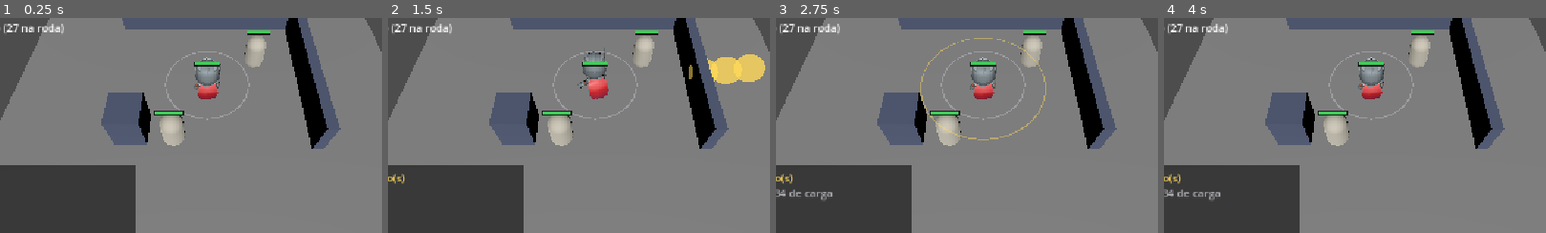
Above: before the commit, frames 1-4 (left to right).
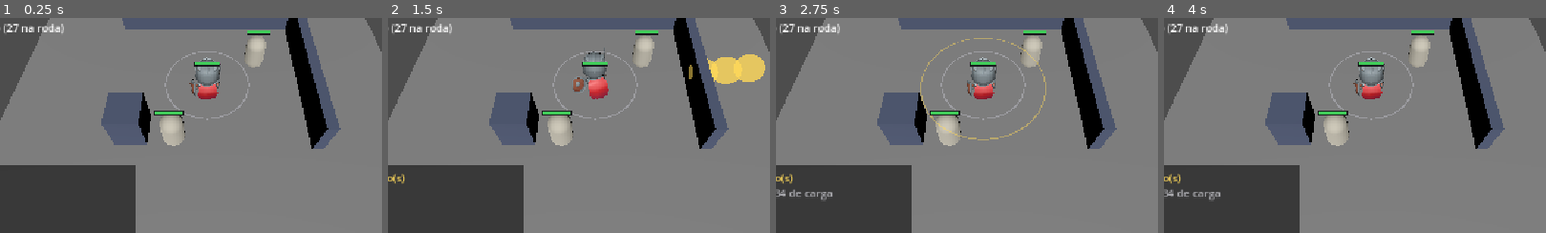
Above: after the commit, the same moments.

Repository: Tiago195/mbr
Game: Godot game, scene res://scenes/main.tscn
The game is run twice, just before and just after one commit, with the same random seed, the same clock (stepped at 60 frames per second) and the same inputs.
Inputs (mouse positions are % of the whole screen's width and height, from its top left):
- Up to frame 1 (0.25 s): no input
- Up to frame 2 (1.5 s): tap Enter at 0.5 s; move the mouse to (72, 45) at 0.52 s; hold E (ability_e) 0.53-1.25 s; click (72, 45) at 0.67 s; drag from (30, 55) to (45, 70) at 1.27 s
- Up to frame 3 (2.75 s): move the mouse to (60, 28) at 2.02 s; hold R (ability_r) from 2.03 s (still down); click (60, 28) at 2.17 s
- Up to frame 4 (4 s): release R (ability_r) at 2.75 s; tap Space at 2.75 s; drag from (45, 70) to (20, 35) at 2.77 s; tap Enter at 3.5 s; move the mouse to (80, 65) at 3.52 s; tap End (animacao_next) at 3.6 s; click (80, 65) at 3.67 s
The pictures show only the part of the screen within x 23-73%, y 34-84%; the shares and areas given below are measured in that part.

The runs differ from the first frame. In frame 1, less than 0.1% of the frame differs, in the area x 49-52%, y 28-37%; in frame 2, 0.2%, in the area x 48-52%, y 27-35%; in frame 3, less than 0.1%; in frame 4, less than 0.1%.

Commit message:
O corpo veste o campeão: arma por papel, besta externa, e o vocabulário ganhou camada estendida
Cinco verbos novos — disparo, golpe_a, golpe_b, esquiva, empurrao — que o
Knight do KayKit fala e o vocabulário UNIVERSAL não exige: entrar em TODOS
obrigaria o gerador a autorar cinco clipes só para o modelo padrão poder
usá-los. A camada é `VocabularioDeAnimacao.Estendido`, e o contrato dela é a
reserva: cada verbo declara o universal que o substitui, e `Boneco.tocar`
resolve sozinho — o corpo gerado pede `disparo` e toca `arremesso`, sem aviso,
porque ali a ausência é contrato e não defeito. `golpe_b` seria o corte
horizontal, mas esse clipe é o de `cortando`, que é CICLO — dois verbos no
mesmo clipe têm que concordar sobre ser ciclo, e a conferência que já existia
teria reprovado; ficou o talho de cima, que é livre.

E `malhas_ocultas` virou SELEÇÃO (`EQUIPAMENTOS`): o papel decide a regra
(MARKSMAN ganha besta em `handslot.r` e aljava no `chest`, props externos do
mesmo pack CC0, presos por BoneAttachment3D com transform identidade) e o
campeão decide a exceção — o Leo leva `Round_Shield` porque o E dele arremessa
o escudo, e escudo que voa da mão de quem não tem escudo não conta história.
Quem sabe o campeão é o `Boneco`, observando o `ChampionSelector` irmão por
polling: o seletor não conhece a camada visual, e ensiná-lo a chamar o corpo
inverteria a dependência.

`sondar_kaykit.gd` confere as duas camadas em execução (verbo toca, não roda
em laço, tem reserva; besta presa COM MALHA dentro do prendedor — prendedor
vazio é arma invisível sem erro) e `_conferir_o_vocabulario_estendido` em
`conferir_numeros.py` confere sem a engine: clipe citado existe no glb,
reserva é universal, estendido não é ciclo, prop externo existe com o .bin ao
lado. Quatro mutações, quatro pegas — clipe errado, reserva removida, golpe em
ciclo, .bin sumido.

Co-Authored-By: Claude Fable 5 <noreply@anthropic.com>

Diff:
--- a/scripts/gameplay/boneco.gd
+++ b/scripts/gameplay/boneco.gd
@@ -73,18 +73,71 @@
 ## corpo fora de 1,4–2,8 m.
 @export var escala_do_modelo: float = 1.0
 
-## Malhas do modelo a esconder ao carregar.
-##
-## O `.glb` do KayKit traz TODAS as opções de empunhadura como malhas irmãs —
-## duas espadas, quatro escudos e uma arma de mão inversa, todas visíveis ao
-## mesmo tempo. São opções de encaixe, não equipamento: quem decide o que a
-## mão segura é o jogo, no dia em que houver itens. Até lá fica a espada de
-## uma mão, porque personagem de mão vazia num jogo de luta lê como alvo, não
-## como combatente.
-@export var malhas_ocultas: PackedStringArray = PackedStringArray([
-	"2H_Sword", "Spike_Shield", "Round_Shield", "Rectangle_Shield",
-	"Badge_Shield", "1H_Sword_Offhand",
-])
+## TODAS as opções de empunhadura embutidas no modelo padrão.
+##
+## O `.glb` do KayKit as traz como malhas irmãs — duas espadas, quatro
+## escudos e uma arma de mão inversa, todas visíveis ao mesmo tempo. São
+## opções de encaixe, não equipamento: o que a mão segura é SELEÇÃO, decidida
+## por `EQUIPAMENTOS` — o que não está na seleção do equipamento atual é
+## escondido. Era uma lista de ocultas com a espada implícita; virou seleção
+## quando a besta da Bella provou que "esconder o resto" não expressa "prender
+## um prop que o modelo não tem".
+const OPCOES_EMBUTIDAS: PackedStringArray = [
+	"1H_Sword", "2H_Sword", "Spike_Shield", "Round_Shield",
+	"Rectangle_Shield", "Badge_Shield", "1H_Sword_Offhand",
+]
+
+## O que cada equipamento mostra e pendura.
+##
+## `embutidos` são nomes de `OPCOES_EMBUTIDAS` que ficam visíveis; `externos`
+## são `.gltf` de `arte/kaykit/` presos por `BoneAttachment3D` a um osso do
+## esqueleto, com transform identidade — os props do pack são autorados na
+## origem do encaixe. `disparo` marca o ataque básico como tiro:
+## `GestoDeConjuracao` lê isso para trocar a estocada pelo `DISPARO`.
+const EQUIPAMENTOS: Dictionary = {
+	&"espada": {
+		"embutidos": ["1H_Sword"],
+		"externos": [],
+		"disparo": false,
+	},
+	&"espada_e_escudo": {
+		"embutidos": ["1H_Sword", "Round_Shield"],
+		"externos": [],
+		"disparo": false,
+	},
+	&"besta": {
+		"embutidos": [],
+		"externos": [
+			{"malha": "res://arte/kaykit/crossbow_2handed.gltf", "osso": "handslot.r"},
+			{"malha": "res://arte/kaykit/quiver.gltf", "osso": "chest"},
+		],
+		"disparo": true,
+	},
+}
+
+## Equipamento por PAPEL do ator — a regra geral.
+##
+## Por papel e não por id, de propósito: `role` já vem traduzido de
+## `atores.json` para os 33 campeões, então os 7 MARKSMAN ganham a besta com
+## UMA linha — uma tabela por id seriam 33 linhas que ninguém atualizaria.
+## Papel que não está aqui cai em `equipamento_padrao`.
+const EQUIPAMENTO_POR_PAPEL: Dictionary = {
+	&"MARKSMAN": &"besta",
+}
+
+## Exceções por campeão — só onde o KIT exige um prop específico.
+##
+## O Leo é o caso que criou a tabela: o E dele ARREMESSA o escudo
+## (`skill_leo_shieldthrow`), e um escudo que voa da mão de quem não tem
+## escudo não conta história nenhuma. A regra continua sendo o papel; aqui
+## entra apenas o campeão cuja habilidade cita o objeto.
+const EQUIPAMENTO_POR_CAMPEAO: Dictionary = {
+	&"leo": &"espada_e_escudo",
+}
+
+## O que um corpo sem campeão empunha. A espada, porque personagem de mão
+## vazia num jogo de luta lê como alvo, não como combatente.
+@export var equipamento_padrao: StringName = &"espada"
 
 ## Meia volta, para a frente do modelo bater com a frente da Godot.
 ##
@@ -150,6 +203,30 @@
 ## o pedido acontece a cada quadro, e sem isto o console viraria um muro.
 var _reclamados: Dictionary = {}
 
+## A cena do modelo carregado — onde as opções de empunhadura moram.
+var _cena_do_modelo: Node3D = null
+
+## Chave de `EQUIPAMENTOS` em uso. Vazia até o primeiro `equipar_para`.
+var _equipamento_atual: StringName = &""
+
+## Nós `BoneAttachment3D` pendurados pelo equipamento atual. Trocar de
+## equipamento os derruba antes de pendurar os novos.
+var _presos_externos: Array[Node] = []
+
+## Props escondidos por empréstimo — o escudo que está VOANDO. `devolver_prop`
+## só os mostra de volta se o equipamento atual ainda os lista.
+var _emprestados: Dictionary = {}
+
+## O seletor de campeão irmão, quando existe. O `Boneco` o OBSERVA em vez de
+## ser chamado por ele: `ChampionSelector` não conhece a camada visual, e
+## ensiná-lo a chamar o corpo inverteria a dependência. Uma comparação de
+## `StringName` por quadro é o preço.
+var _seletor: Node = null
+
+## O campeão cujo equipamento está vestido. Sentinela própria, e não `&""`,
+## porque "sem campeão" também é um estado que precisa equipar uma vez.
+var _campeao_vestido: StringName = &"__nunca__"
+
 ## Verdadeiro quando o corpo tem membros animáveis. Falso quando é uma malha
 ## externa inteiriça — e aí o gesto move o corpo todo, que é o que dá para
 ## fazer sem esqueleto.
@@ -157,11 +234,29 @@
 	return quadril != null
 
 func _ready() -> void:
+	_seletor = _achar_seletor()
 	if _montar_modelo():
 		return
 	if _montar_externas():
 		return
 	_montar()
+
+## Acompanha o campeão do seletor irmão. Polling, e é decisão: o seletor não
+## emite sinal de troca, e é de outra camada — observar uma propriedade
+## pública custa uma comparação por quadro e nenhuma dependência nova.
+func _process(_delta: float) -> void:
+	if _seletor == null:
+		return
+	var perfil: Variant = _seletor.get("current")
+	var id: StringName = &""
+	var papel: StringName = &""
+	if perfil != null:
+		id = perfil.get("id")
+		papel = perfil.get("role")
+	if id == _campeao_vestido:
+		return
+	_campeao_vestido = id
+	equipar_para(id, papel)
 
 ## Carrega `arte/personagem.glb`. Devolve se entrou.
 ##
@@ -217,9 +312,10 @@
 	# encolheria para 1,24 m em silêncio.
 	if caminho == modelo:
 		cena.scale = Vector3.ONE * escala_do_modelo
-	_esconder_opcoes_de_empunhadura(cena)
+	_cena_do_modelo = cena
 	_animador = _achar_animador(cena)
 	_esqueleto = _achar_esqueleto(cena)
+	_aplicar_equipamento(equipamento_padrao)
 	_apelidar_clipes()
 	_fechar_os_ciclos()
 	if _animador == null or _esqueleto == null:
@@ -228,19 +324,129 @@
 		)
 	return true
 
-## Esconde as malhas listadas em `malhas_ocultas`, onde estiverem.
+# ---------------------------------------------------------------- equipamento
+
+## Veste o equipamento de um campeão: exceção do campeão, senão a regra do
+## papel, senão o padrão.
+func equipar_para(campeao: StringName, papel: StringName) -> void:
+	var chave: StringName = EQUIPAMENTO_POR_CAMPEAO.get(
+		campeao, EQUIPAMENTO_POR_PAPEL.get(papel, equipamento_padrao)
+	)
+	_aplicar_equipamento(chave)
+
+## O ataque básico deste corpo é um TIRO? `GestoDeConjuracao` pergunta para
+## escolher entre a estocada e o `DISPARO`.
+func ataque_e_disparo() -> bool:
+	var config: Dictionary = EQUIPAMENTOS.get(_equipamento_atual, {})
+	return bool(config.get("disparo", false))
+
+## Aplica uma chave de `EQUIPAMENTOS`: visibilidade dos embutidos por SELEÇÃO
+## e os externos pendurados no osso deles.
 ##
 ## Por NOME e não por caminho: o `.glb` do KayKit pendura as opções de
 ## empunhadura em nós de encaixe fundos na árvore, e o caminho mudaria com
 ## qualquer reexportação do pack. Nome que não existe não é erro — o reserva
-## não tem malha nenhuma dessas, e a lista é do modelo padrão.
-func _esconder_opcoes_de_empunhadura(cena: Node) -> void:
-	var fila: Array[Node] = [cena]
+## não tem malha nenhuma dessas, e a seleção é do modelo padrão.
+func _aplicar_equipamento(chave: StringName) -> void:
+	if _cena_do_modelo == null or chave == _equipamento_atual:
+		return
+	if not EQUIPAMENTOS.has(chave):
+		push_warning("Boneco: equipamento '%s' não existe." % chave)
+		return
+	_equipamento_atual = chave
+	_emprestados.clear()
+	var config: Dictionary = EQUIPAMENTOS[chave]
+	var visiveis: Array = config.get("embutidos", [])
+	var fila: Array[Node] = [_cena_do_modelo]
 	while not fila.is_empty():
 		var no: Node = fila.pop_back()
 		fila.append_array(no.get_children())
-		if no is MeshInstance3D and malhas_ocultas.has(no.name):
-			(no as MeshInstance3D).visible = false
+		if no is MeshInstance3D and OPCOES_EMBUTIDAS.has(no.name):
+			(no as MeshInstance3D).visible = visiveis.has(String(no.name))
+	for preso: Node in _presos_externos:
+		preso.queue_free()
+	_presos_externos.clear()
+	for externo: Dictionary in config.get("externos", []):
+		_pendurar_externo(
+			String(externo.get("malha", "")), String(externo.get("osso", ""))
+		)
+
+## Pendura um `.gltf` de prop num osso, por `BoneAttachment3D` filho direto do
+## `Skeleton3D`, com transform identidade — os props do pack são autorados na
+## origem do encaixe, então qualquer número aqui seria correção às cegas.
+func _pendurar_externo(caminho: String, osso: String) -> void:
+	if _esqueleto == null:
+		return
+	var indice: int = _esqueleto.find_bone(osso)
+	if indice < 0:
+		# O importador pode higienizar o ponto do nome (`handslot.r` →
+		# `handslot_r`); aceitar as duas grafias é mais barato que depender
+		# de qual versão da Godot importou o `.glb`.
+		var limpo: String = osso.replace(".", "_")
+		indice = _esqueleto.find_bone(limpo)
+		if indice >= 0:
+			osso = limpo
+	if indice < 0:
+		_reclamar("osso '%s' não existe no esqueleto de '%s'" % [osso, modelo])
+		return
+	if not ResourceLoader.exists(caminho):
+		_reclamar("prop '%s' não existe" % caminho)
+		return
+	var cena: PackedScene = load(caminho) as PackedScene
+	if cena == null:
+		_reclamar("prop '%s' não é uma cena" % caminho)
+		return
+	var prendedor := BoneAttachment3D.new()
+	prendedor.name = "Preso_%s" % osso.replace(".", "_")
+	_esqueleto.add_child(prendedor)
+	prendedor.bone_name = osso
+	prendedor.add_child(cena.instantiate())
+	_presos_externos.append(prendedor)
+
+## O nó de malha de um prop embutido, visível ou não. Nulo quando o modelo não
+## o tem. `AbilityCaster` o usa para fazer o escudo do E do Leo VOAR — a malha
+## de verdade, não uma esfera.
+func no_de_prop(nome: StringName) -> MeshInstance3D:
+	if _cena_do_modelo == null:
+		return null
+	var fila: Array[Node] = [_cena_do_modelo]
+	while not fila.is_empty():
+		var no: Node = fila.pop_back()
+		fila.append_array(no.get_children())
+		if no is MeshInstance3D and no.name == StringName(nome):
+			return no as MeshInstance3D
+	return null
+
+## Esconde um prop embutido POR EMPRÉSTIMO — o escudo saiu da mão porque está
+## voando. `devolver_prop` desfaz.
+func esconder_prop(nome: StringName) -> void:
+	var no: MeshInstance3D = no_de_prop(nome)
+	if no == null or not no.visible:
+		return
+	no.visible = false
+	_emprestados[nome] = true
+
+## Devolve um prop emprestado — visível de novo SÓ se o equipamento atual
+## ainda o lista: quem trocou de campeão no meio do voo não ganha o escudo do
+## anterior na mão.
+func devolver_prop(nome: StringName) -> void:
+	if not _emprestados.has(nome):
+		return
+	_emprestados.erase(nome)
+	var config: Dictionary = EQUIPAMENTOS.get(_equipamento_atual, {})
+	var visiveis: Array = config.get("embutidos", [])
+	if not visiveis.has(String(nome)):
+		return
+	var no: MeshInstance3D = no_de_prop(nome)
+	if no != null:
+		no.visible = true
+
+## Reclama uma vez por mensagem — o mesmo contrato de `tocar`.
+func _reclamar(mensagem: String) -> void:
+	if _reclamados.has(mensagem):
+		return
+	_reclamados[mensagem] = true
+	push_warning("Boneco: %s." % mensagem)
 
 ## Registra cada clipe do pack também sob o nome do NOSSO vocabulário.
 ##
@@ -354,6 +560,17 @@
 	return null
 
 
+## O `ChampionSelector` irmão, se houver. É de quem o `_process` lê o campeão.
+func _achar_seletor() -> Node:
+	var host: Node = get_parent()
+	if host == null:
+		return null
+	for filho: Node in host.get_children():
+		if filho is ChampionSelector:
+			return filho
+	return null
+
+
 func _achar_animador(no: Node) -> AnimationPlayer:
 	if no is AnimationPlayer:
 		return no as AnimationPlayer
@@ -386,6 +603,7 @@
 ) -> bool:
 	if _animador == null:
 		return false
+	nome = _resolver(nome)
 	if not _animador.has_animation(nome):
 		if not _reclamados.has(nome):
 			_reclamados[nome] = true
@@ -398,13 +616,33 @@
 	_animador.play(nome, -1, velocidade)
 	return true
 
+## Um verbo ESTENDIDO num corpo que não o fala vira a reserva universal dele.
+##
+## Sem aviso, e é de propósito: o vocabulário estendido
+## (`VocabularioDeAnimacao.Estendido`) declara a ausência como contrato — o
+## reserva gerado não tem besta nem escudada, e `RESERVA_DO_ESTENDIDO` diz o
+## que toca no lugar. Verbo UNIVERSAL ausente continua reclamando em `tocar`,
+## porque aí a ausência é defeito.
+func _resolver(nome: String) -> String:
+	if _animador.has_animation(nome):
+		return nome
+	var reserva: Variant = VocabularioDeAnimacao.RESERVA_DO_ESTENDIDO.get(
+		StringName(nome)
+	)
+	if reserva != null and _animador.has_animation(reserva):
+		return String(reserva)
+	return nome
+
 ## Quanto dura um clipe, em segundos. Zero quando ele não existe.
 ##
 ## Existe para o gesto durar o que o CLIPE dura. Sem isto o gesto de
 ## conjuração usava um tempo próprio e a caminhada retomava o corpo no meio do
 ## golpe — o clipe de ataque vivia um quadro.
 func duracao_de(nome: String) -> float:
-	if _animador == null or not _animador.has_animation(nome):
+	if _animador == null:
+		return 0.0
+	nome = _resolver(nome)
+	if not _animador.has_animation(nome):
 		return 0.0
 	return _animador.get_animation(nome).length
 
--- a/scripts/gameplay/vocabulario_de_animacao.gd
+++ b/scripts/gameplay/vocabulario_de_animacao.gd
@@ -223,6 +223,58 @@
 const GESTOS: Array[StringName] = [
 	ESTOCADA, GIRO, SALTO, ERGUER, PREPARO,
 ]
+
+# ------------------------------------------------------ vocabulário estendido
+#
+# **Verbos que existem só onde o MODELO os tem.** O vocabulário universal
+# (`TODOS`) é o contrato que TODO corpo cumpre — o do pack, o gerado e o
+# reserva —, e é contra ele que `conferir_numeros.py` compara o gerador e o
+# `.glb`. Estes cinco não entram nele DE PROPÓSITO: são gestos que o Knight do
+# KayKit sabe fazer (disparar, encadear dois cortes, esquivar, dar escudada) e
+# que obrigariam o gerador a autorar cinco clipes novos só para o modelo padrão
+# poder usá-los — nivelar por baixo.
+#
+# O contrato deles é outro: **cada um declara o verbo UNIVERSAL que o substitui**
+# (`RESERVA_DO_ESTENDIDO`). Num corpo que não fala o estendido, `Boneco.tocar`
+# toca a reserva — sem aviso, porque aqui a ausência é contrato, não defeito.
+# Quem confere que o modelo padrão fala TODOS eles é `tools/sondar_kaykit.gd`,
+# e quem confere o mapa sem a engine é `_conferir_o_vocabulario_estendido` em
+# `tools/conferir_numeros.py`.
+class Estendido:
+	## Tiro de arma à distância. O ataque básico de quem empunha besta —
+	## estocar com uma besta na mão lia como coronhada.
+	const DISPARO: StringName = &"disparo"
+	## Primeiro elo de uma corrente de golpes: corte diagonal.
+	const GOLPE_A: StringName = &"golpe_a"
+	## Segundo elo: talho de cima. O par de [[golpe_a]] — é a alternância que
+	## mostra que o Q do Leo bate DUAS vezes, e não uma vez desenhada duas.
+	const GOLPE_B: StringName = &"golpe_b"
+	## Deslocamento curto rente ao chão — o dash. `SALTO` desenhava isso como
+	## pulo, e dash não sobe: esquiva.
+	const ESQUIVA: StringName = &"esquiva"
+	## Golpe com o escudo: a forma que EMPURRA os outros, distinta do
+	## deslocamento que move a si.
+	const EMPURRAO: StringName = &"empurrao"
+
+	## Todos os estendidos. `sondar_kaykit.gd` exige que o modelo padrão
+	## responda a cada um, e que cada um tenha reserva universal declarada.
+	const VERBOS: Array[StringName] = [
+		DISPARO, GOLPE_A, GOLPE_B, ESQUIVA, EMPURRAO,
+	]
+
+## O verbo UNIVERSAL que cobre cada estendido num corpo que não o fala.
+##
+## É o que mantém o reserva (`arte/personagem.glb`) funcional sem autorar
+## clipe novo: pedir `disparo` a um corpo sem besta animada toca `arremesso`,
+## que é o mesmo gesto sem o objeto. Nenhum estendido é ciclo, e nenhuma
+## reserva aqui pode ser ciclo — golpe que se repete sozinho não é golpe.
+const RESERVA_DO_ESTENDIDO: Dictionary = {
+	Estendido.DISPARO: ARREMESSO,
+	Estendido.GOLPE_A: ESTOCADA,
+	Estendido.GOLPE_B: ESTOCADA,
+	Estendido.ESQUIVA: SALTO,
+	Estendido.EMPURRAO: ESTOCADA,
+}
 
 ## O nome que cada verbo nosso tem no pack do KayKit (`arte/kaykit/`).
 ##
@@ -269,6 +321,17 @@
 	SALTO: &"Jump_Full_Short",
 	ERGUER: &"Spellcast_Raise",
 	PREPARO: &"Spellcasting",
+	# Os estendidos. `GOLPE_B` seria o corte horizontal — o par natural do
+	# diagonal —, mas `1H_Melee_Attack_Slice_Horizontal` já é o clipe de
+	# `CORTANDO`, que é CICLO: dois verbos no mesmo clipe têm que concordar
+	# sobre ser ciclo (o loop mora no recurso compartilhado), e um golpe de
+	# combate que roda em laço não é golpe. O talho de cima é o clipe livre
+	# que mantém os dois elos visivelmente diferentes.
+	Estendido.DISPARO: &"2H_Ranged_Shoot",
+	Estendido.GOLPE_A: &"1H_Melee_Attack_Slice_Diagonal",
+	Estendido.GOLPE_B: &"1H_Melee_Attack_Chop",
+	Estendido.ESQUIVA: &"Dodge_Forward",
+	Estendido.EMPURRAO: &"Block_Attack",
 }
 
 ## Tudo que o boneco sabe fazer: os verbos universais mais os gestos.
--- a/tools/sondar_kaykit.gd
+++ b/tools/sondar_kaykit.gd
@@ -19,7 +19,12 @@
 ##      segundo a escrever venceria em silêncio;
 ##   4. o corpo tem altura de personagem (1,4 a 2,8 m — ver o comentário na
 ##      medição), medida por `global_transform * AABB` de cada malha — o
-##      termo que engloba, não a lista de propriedades (lição 10).
+##      termo que engloba, não a lista de propriedades (lição 10);
+##   5. o vocabulário ESTENDIDO (`VocabularioDeAnimacao.Estendido`) toca, não
+##      roda em laço, e cada verbo declara reserva universal;
+##   6. o equipamento por campeão veste: espada no padrão, espada e escudo no
+##      Leo, besta e aljava presas por osso no MARKSMAN — com MALHA dentro do
+##      prendedor, porque prendedor vazio é arma invisível sem erro.
 ##
 ## O que ela NÃO sabe: se a silhueta diz o que o clipe é, e para onde o rosto
 ## aponta — o Knight não tem as caixas nomeadas que `sondar_campeoes.gd` mede
@@ -84,6 +89,26 @@
 				]
 			)
 
+	# O vocabulário ESTENDIDO (decisão 25, camada nova): o modelo padrão fala
+	# cada verbo, nenhum roda em laço — golpe que se repete sozinho não é
+	# golpe —, e cada um declara reserva UNIVERSAL, que é o que mantém o
+	# corpo gerado funcional quando pede `disparo` sem ter besta.
+	for nome: StringName in VocabularioDeAnimacao.Estendido.VERBOS:
+		if not animador.has_animation(nome):
+			falhas.append("o verbo estendido '%s' não toca em nada" % nome)
+			continue
+		if boneco.duracao_de(nome) <= 0.0:
+			falhas.append("o verbo estendido '%s' tem duração zero" % nome)
+		if animador.get_animation(nome).loop_mode != Animation.LOOP_NONE:
+			falhas.append(
+				"o verbo estendido '%s' roda em laço — golpe não repete" % nome
+			)
+		var reserva: Variant = VocabularioDeAnimacao.RESERVA_DO_ESTENDIDO.get(nome)
+		if reserva == null or not VocabularioDeAnimacao.TODOS.has(reserva):
+			falhas.append(
+				"o verbo estendido '%s' está sem reserva universal" % nome
+			)
+
 	var caixa: AABB = _caixa_do_corpo(boneco)
 	var altura: float = caixa.size.y
 	print("  caixa do corpo: %.3f x %.3f x %.3f m (pé em y=%.3f)" % [
@@ -100,7 +125,79 @@
 			% altura
 		)
 
+	falhas.append_array(_sondar_equipamentos(boneco))
+
 	return falhas
+
+## A arma por campeão: o corpo veste o que o papel — ou a exceção — manda.
+##
+## Depois da medição da caixa, de propósito: a caixa é do corpo COMUM, e uma
+## besta presa entraria na medida. No fim, o corpo volta ao equipamento
+## padrão pela mesma razão.
+func _sondar_equipamentos(boneco: Boneco) -> Array[String]:
+	var falhas: Array[String] = []
+
+	# O padrão: espada na mão, escudo guardado, golpe de lâmina.
+	if not _prop_visivel(boneco, &"1H_Sword"):
+		falhas.append("o equipamento padrão está sem a espada visível")
+	if _prop_visivel(boneco, &"Round_Shield"):
+		falhas.append("o equipamento padrão mostra escudo sem campeão pedir")
+	if boneco.ataque_e_disparo():
+		falhas.append("o equipamento padrão não deveria atacar com disparo")
+
+	# A exceção por campeão: o E do Leo ARREMESSA o escudo, então o corpo
+	# dele precisa ter um escudo para arremessar.
+	boneco.equipar_para(&"leo", &"FIGHTER")
+	if not _prop_visivel(boneco, &"1H_Sword"):
+		falhas.append("o Leo está sem a espada")
+	if not _prop_visivel(boneco, &"Round_Shield"):
+		falhas.append("o Leo está sem o escudo — o E dele arremessa o quê?")
+
+	# A regra por papel: MARKSMAN larga a espada e ganha besta no encaixe da
+	# mão e aljava no peito — props EXTERNOS, presos por BoneAttachment3D.
+	boneco.equipar_para(&"bella", &"MARKSMAN")
+	if _prop_visivel(boneco, &"1H_Sword"):
+		falhas.append("MARKSMAN ainda segura a espada")
+	if not boneco.ataque_e_disparo():
+		falhas.append("MARKSMAN deveria atacar com disparo")
+	for osso: String in ["handslot.r", "chest"]:
+		if not _tem_prop_preso(boneco, osso):
+			falhas.append("MARKSMAN sem prop preso no osso '%s'" % osso)
+
+	boneco.equipar_para(&"", &"")
+	if not _prop_visivel(boneco, &"1H_Sword"):
+		falhas.append("o corpo não voltou ao equipamento padrão")
+	return falhas
+
+func _prop_visivel(boneco: Boneco, nome: StringName) -> bool:
+	var no: MeshInstance3D = boneco.no_de_prop(nome)
+	return no != null and no.visible
+
+## Há um `BoneAttachment3D` neste osso com uma MALHA dentro? Malha, e não só
+## filho: um `.gltf` que falhou ao instanciar deixaria o prendedor vazio, e
+## prendedor vazio é besta invisível sem erro nenhum.
+func _tem_prop_preso(boneco: Boneco, osso: String) -> bool:
+	var esqueleto: Skeleton3D = boneco.esqueleto()
+	if esqueleto == null:
+		return false
+	for filho: Node in esqueleto.get_children():
+		var preso: BoneAttachment3D = filho as BoneAttachment3D
+		if preso == null:
+			continue
+		var nome: String = String(preso.bone_name).replace("_", ".")
+		if nome != osso.replace("_", "."):
+			continue
+		if _tem_malha(preso):
+			return true
+	return false
+
+func _tem_malha(no: Node) -> bool:
+	if no is MeshInstance3D and (no as MeshInstance3D).mesh != null:
+		return true
+	for filho: Node in no.get_children():
+		if _tem_malha(filho):
+			return true
+	return false
 
 ## A caixa de TUDO que o corpo desenha, no espaço do próprio `Boneco`.
 ##
Binary file added: arte/kaykit/arrow.bin
Not shown, added: arte/kaykit/arrow.gltf
Not shown, added: arte/kaykit/arrow.gltf.import
Binary file added: arte/kaykit/crossbow_2handed.bin
Not shown, added: arte/kaykit/crossbow_2handed.gltf
Not shown, added: arte/kaykit/crossbow_2handed.gltf.import
Binary file added: arte/kaykit/quiver.bin
Not shown, added: arte/kaykit/quiver.gltf
Not shown, added: arte/kaykit/quiver.gltf.import
Binary file added: arte/kaykit/rogue_texture.png
Not shown, added: arte/kaykit/rogue_texture.png.import
